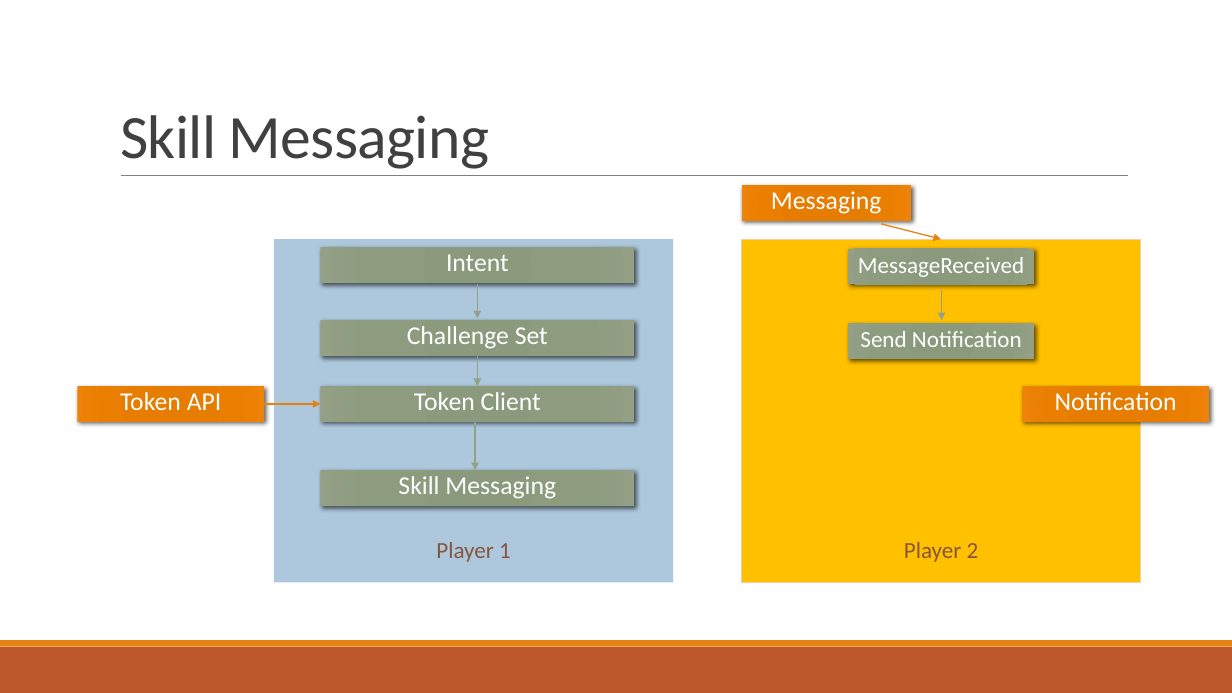
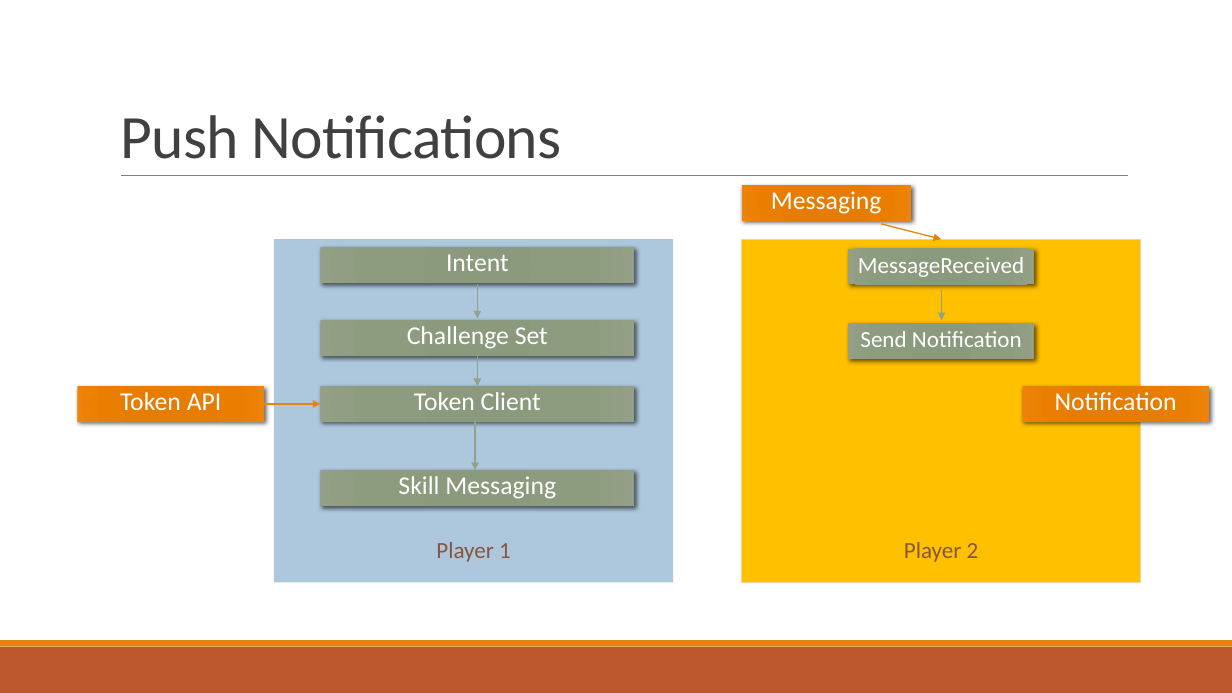
Before and after one commit to stoiveyp/DDDWales2018, a slide deck: slide 24 of Presentation/VoiceAndMore.pptx. Drawn at 1232x693 pixels with LibreOffice and Linux fonts; fonts in the diff are those of the drawing. Boxes give left, top, right and bottom in pixels: in the first picture for what was removed or moved away, otherwise in the second. Text is boxed around its words. In the diff, an @@ line names an element or a change of style, - is before the commit and + after.

```diff
--- a/Presentation/VoiceAndMore.pptx
+++ b/Presentation/VoiceAndMore.pptx
@@ title at [120, 115, 561, 159]: text changed @@
-Skill Messaging
+Push Notifications
```
Also in this commit, not shown: 5 other slides changed, 2 slides added, 1 slide removed.
